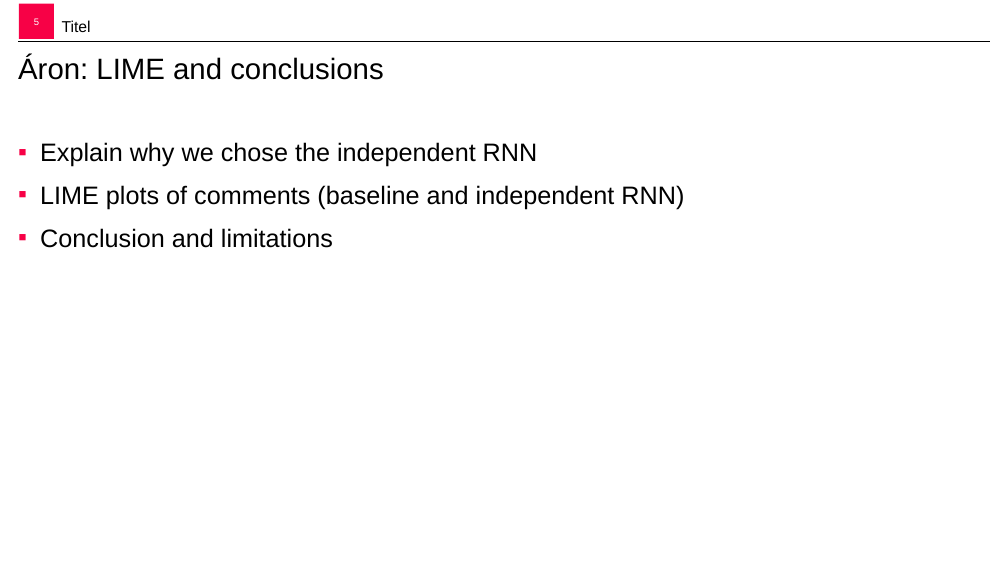
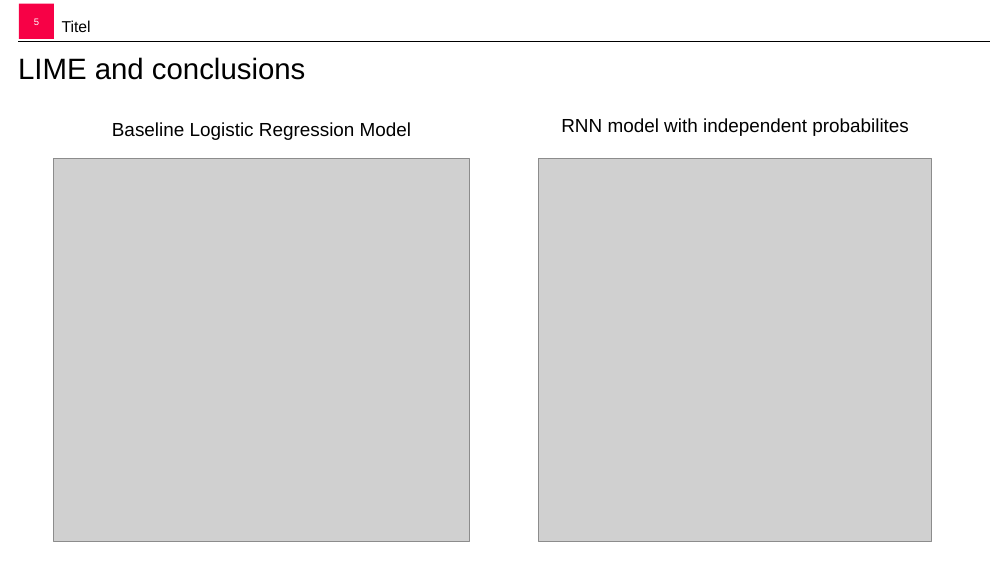
Before and after one commit to NaidaNozic/Comment-Classification-with-RNNs, a slide deck: slide 5 of DL-project-pres.pptx. Drawn at 1008x567 pixels with LibreOffice and Linux fonts; fonts in the diff are those of the drawing; grey boxes stand for pictures; background and template pictures are left out. Boxes give left, top, right and bottom in pixels: in the first picture for what was removed or moved away, otherwise in the second. Text is boxed around its words. In the diff, an @@ line names an element or a change of style, - is before the commit and + after.

Commit message:
Update presentation
- deleted initial presentation from repo
- updated presentation with my stuff

```diff
--- a/DL-project-pres.pptx
+++ b/DL-project-pres.pptx
@@ title at [18,57,305,80]: text changed @@
-Áron: LIME and conclusions
+LIME and conclusions
@@ text added at [561,118,909,136], 18 pt, text #000000 @@
+RNN model with independent probabilites
@@ text removed at [40,142,684,248] @@
-▪ Explain why we chose the independent RNN
-▪ LIME plots of comments (baseline and independent RNN)
-▪ Conclusion and limitations
@@ text added at [112,122,411,140], 18 pt, text #000000 @@
+Baseline Logistic Regression Model
@@ picture added at [54,159,470,541] @@
@@ picture added at [539,159,932,541] @@
```
Also in this commit, not shown: 1 other file.
